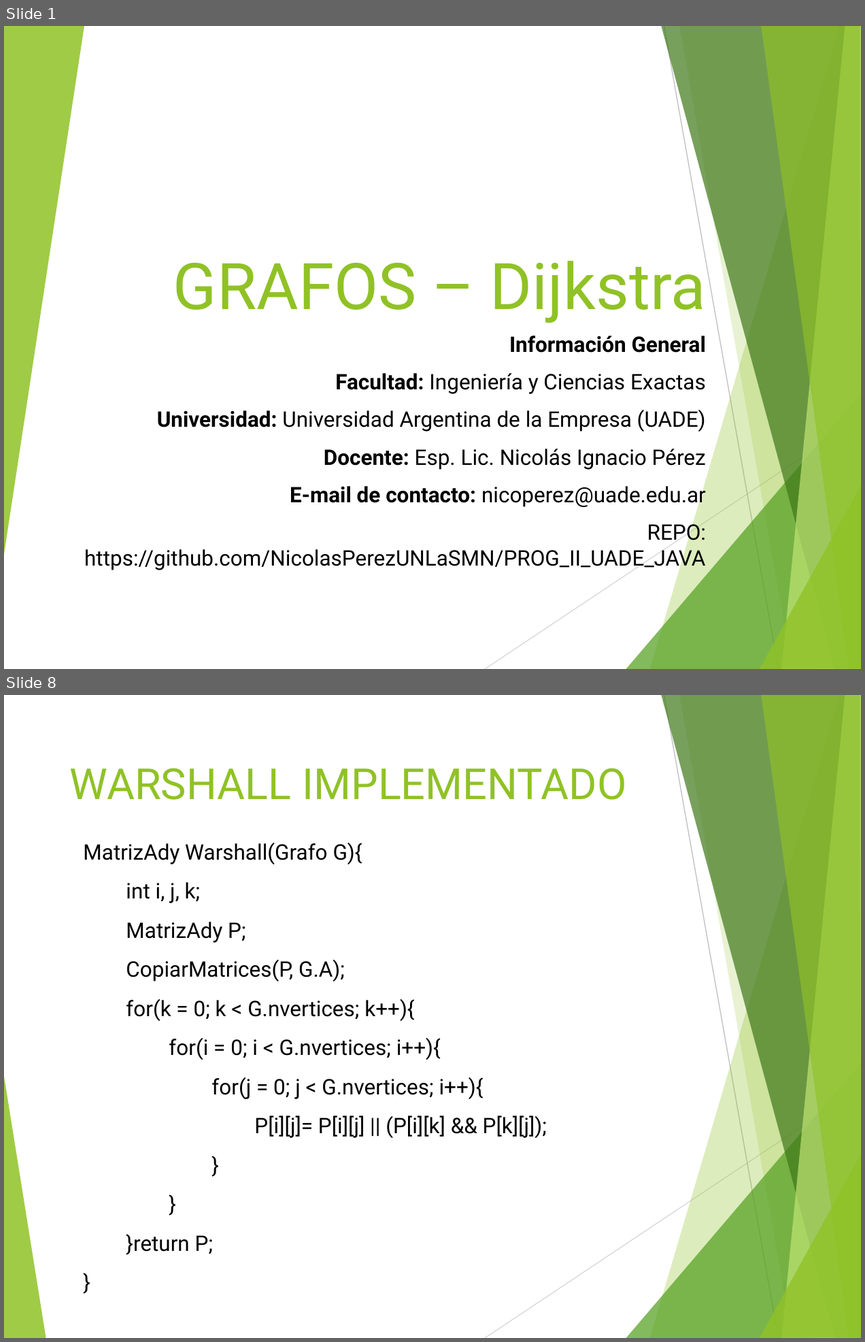
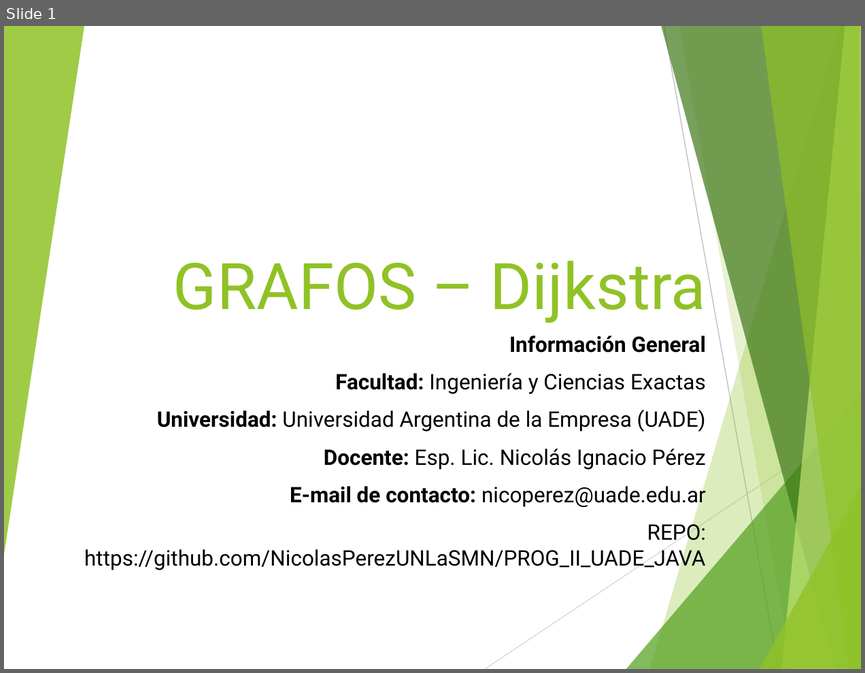
Before and after one commit to NicolasPerezUNLaSMN/PROG_II_UADE_JAVA, a slide deck: Clase XI - Grafos y recorridos complejos/Grafo - Dijkstra y otros.ppt. Shown one above the other, each under a label of ours: slides 1 and 8 before the commit, slide 1 after it; the slides between them are not shown. The pictures are 865x1342 and 865x673 pixels, drawn with LibreOffice and Linux fonts; fonts in the diff are those of the drawing. Boxes give left, top, right and bottom in pixels: in the first picture for what was removed or moved away, otherwise in the second. Text is boxed around its words. In the diff, an @@ line names an element or a change of style, - is before the commit and + after.

Commit message:
Agrego más algoritmos a grafos complejos,  y tareas

```diff
--- a/Clase XI - Grafos y recorridos complejos/Grafo - Dijkstra y otros.ppt
+++ b/Clase XI - Grafos y recorridos complejos/Grafo - Dijkstra y otros.ppt
@@ slide 8 removed at box(4, 695, 861, 1338), background #FFFFFF; not listed: 9 template elements that a slide beside it also shows @@
@@ title removed at box(70, 768, 626, 800) @@
-WARSHALL IMPLEMENTADO
@@ text removed at box(83, 843, 547, 1255) @@
-MatrizAdy Warshall(Grafo G){
-int i, j, k;
-MatrizAdy P;
-CopiarMatrices(P, G.A);
-for(k = 0; k < G.nvertices; k++){
-for(i = 0; i < G.nvertices; i++){
-for(j = 0; j < G.nvertices; i++){
-P[i][j]= P[i][j] || (P[i][k] && P[k][j]);
-}
-}
-}return P;
-}
@@ freeform shape removed at box(4, 1071, 46, 1338) @@
@@ slide 1 changed as well @@
@@ freeform shape at box(759, 484, 861, 669): outline redrawn @@
```
Also in this commit, not shown: 3 other slides changed, 16 other slides removed, 25 other files.
